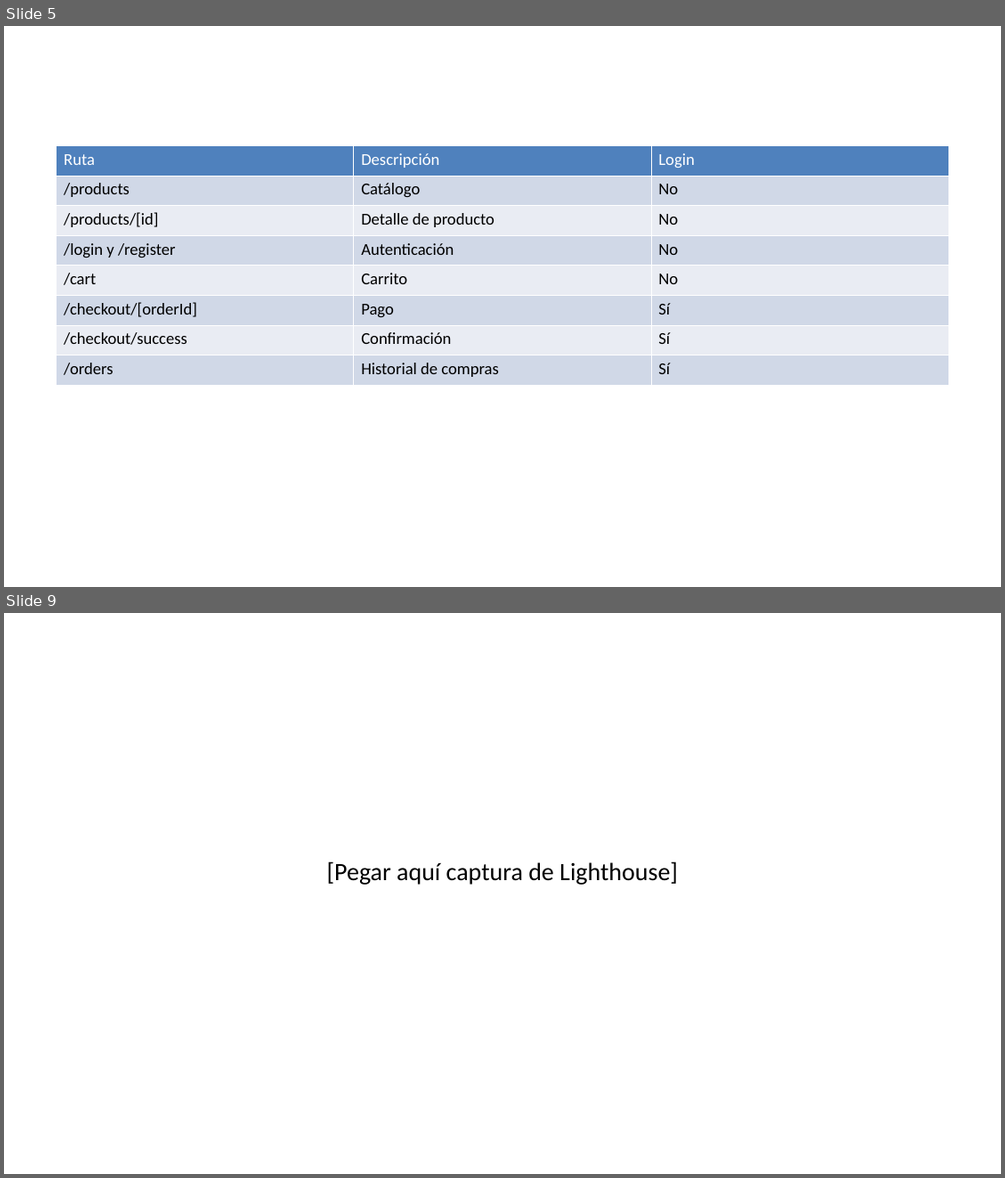
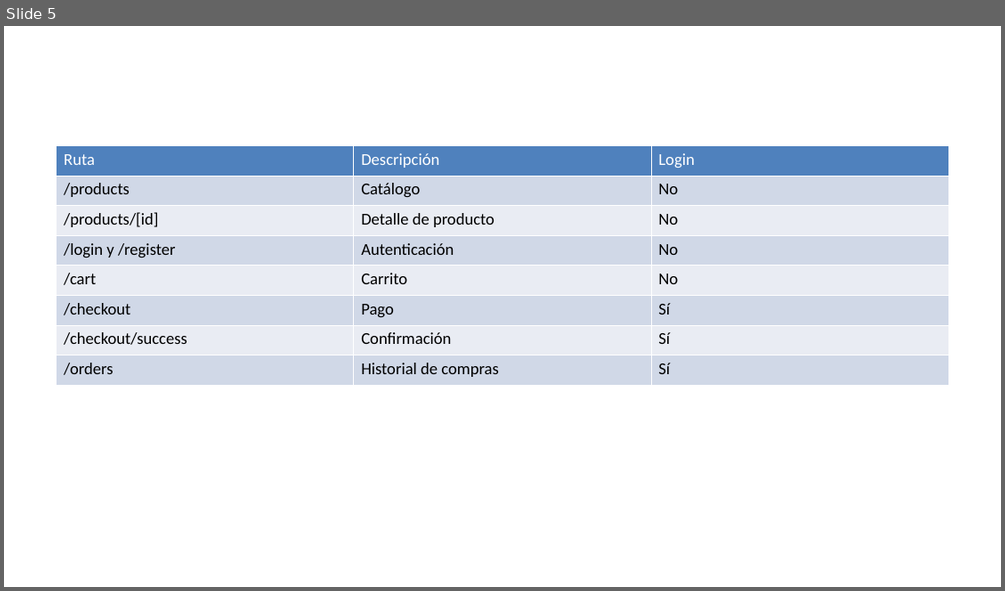
Before and after one commit to Nehemias94/WebVitals, a slide deck: docs/Presentacion_Frontend_Ecommerce.pptx. Shown one above the other, each under a label of ours: slides 5 and 9 before the commit, slide 5 after it; the slides between them are not shown. The pictures are 1005x1178 and 1005x591 pixels, drawn with LibreOffice and Linux fonts; fonts in the diff are those of the drawing. Boxes give left, top, right and bottom in pixels: in the first picture for what was removed or moved away, otherwise in the second. Text is boxed around its words. In the diff, an @@ line names an element or a change of style, - is before the commit and + after.

Commit message:
conecte el frontend con mi api y agregue capturas

```diff
--- a/docs/Presentacion_Frontend_Ecommerce.pptx
+++ b/docs/Presentacion_Frontend_Ecommerce.pptx
@@ slide 9 removed at <box>4,613,1001,1174</box>, background #FFFFFF @@
@@ text removed at <box>327,861,678,884</box> @@
-[Pegar aquí captura de Lighthouse]
@@ slide 5 changed as well @@
@@ table at <box>57,145,949,385</box> @@
-row 6, column 1: /checkout/[orderId]
+row 6, column 1: /checkout
```
Also in this commit, not shown: 3 slides added, 1 other slide removed, 35 other files.
